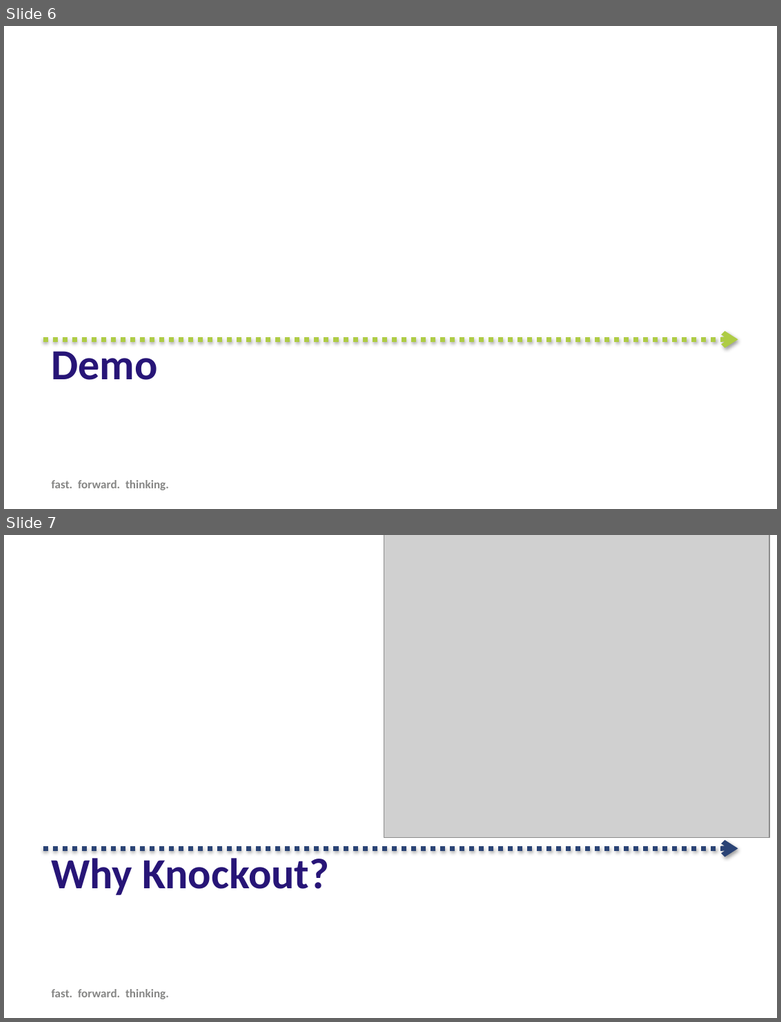
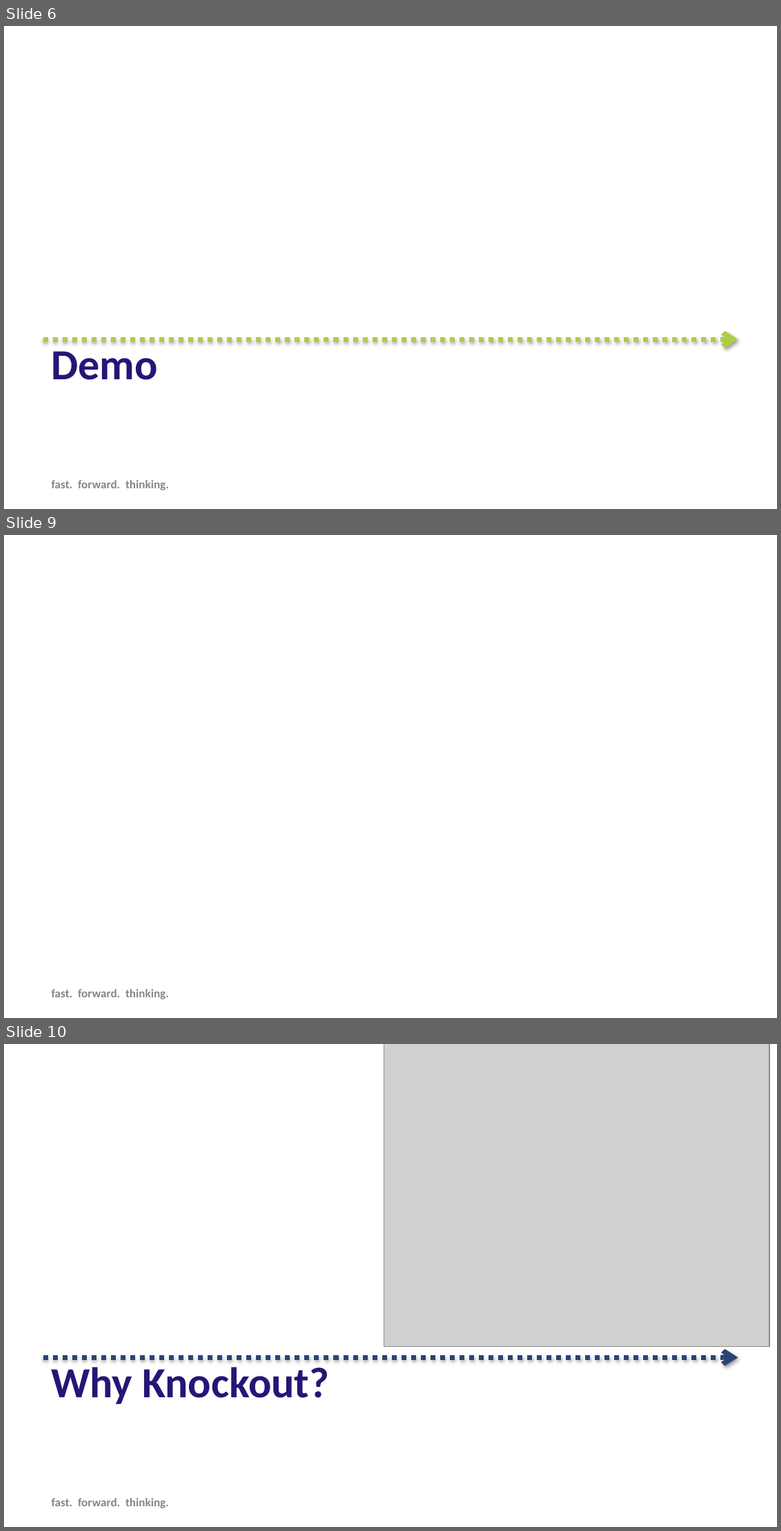
Before and after one commit to SteveDuitsman/MVVM_Examples, a slide deck: Forward Thinking KnockoutJS.pptx. Shown one above the other, each under a label of ours: slides 6 and 7 before the commit, slides 6, 9 and 10 after it; the slides between them are not shown. The pictures are 781x1022 and 781x1531 pixels, drawn with LibreOffice and Linux fonts; fonts in the diff are those of the drawing; grey boxes stand for pictures; background and template pictures are left out. Boxes give left, top, right and bottom in pixels: in the first picture for what was removed or moved away, otherwise in the second. Text is boxed around its words. In the diff, an @@ line names an element or a change of style, - is before the commit and + after.

Commit message:
Use new debug text output, updated ppt

```diff
--- a/Forward Thinking KnockoutJS.pptx
+++ b/Forward Thinking KnockoutJS.pptx
@@ slide 9 added at (4,535,777,1018), background #FFFFFF @@
@@ text added at (52,989,169,999), 11 pt, text #868685, bold @@
+fast. forward. thinking.
@@ what was slide 7 is now slide 10 @@
```
Also in this commit, not shown: 2 other slides added.
